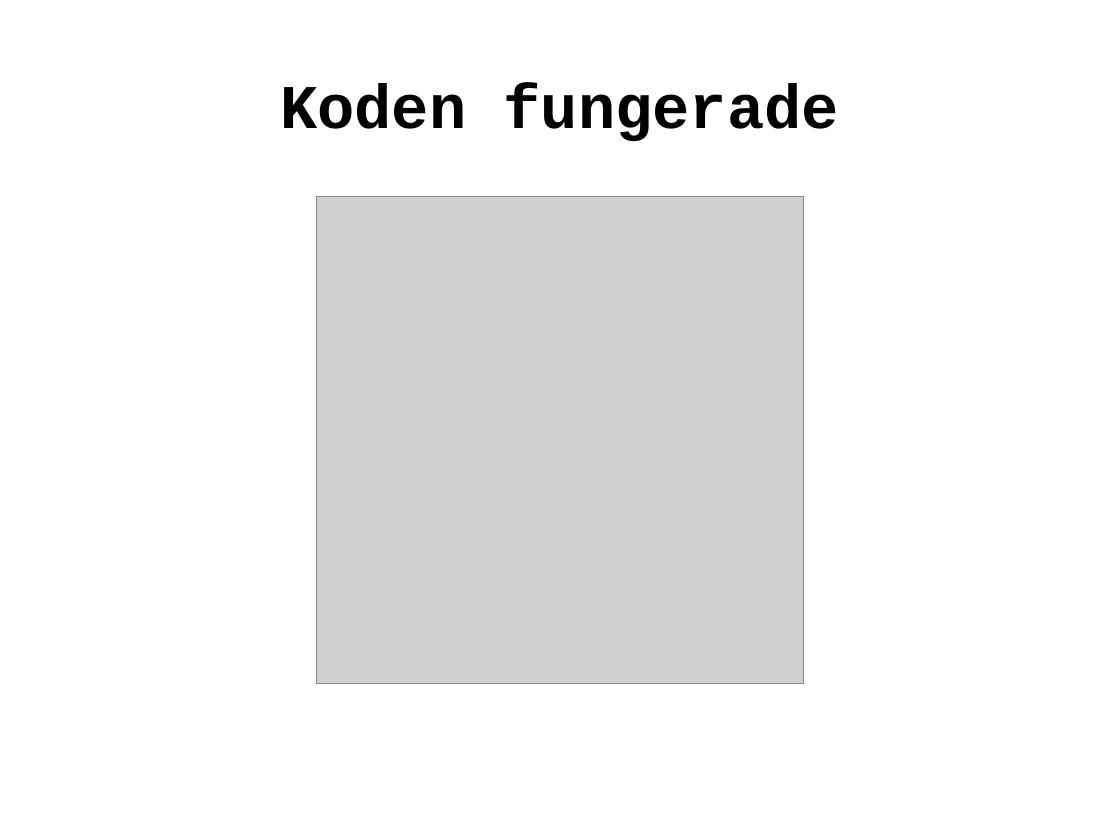
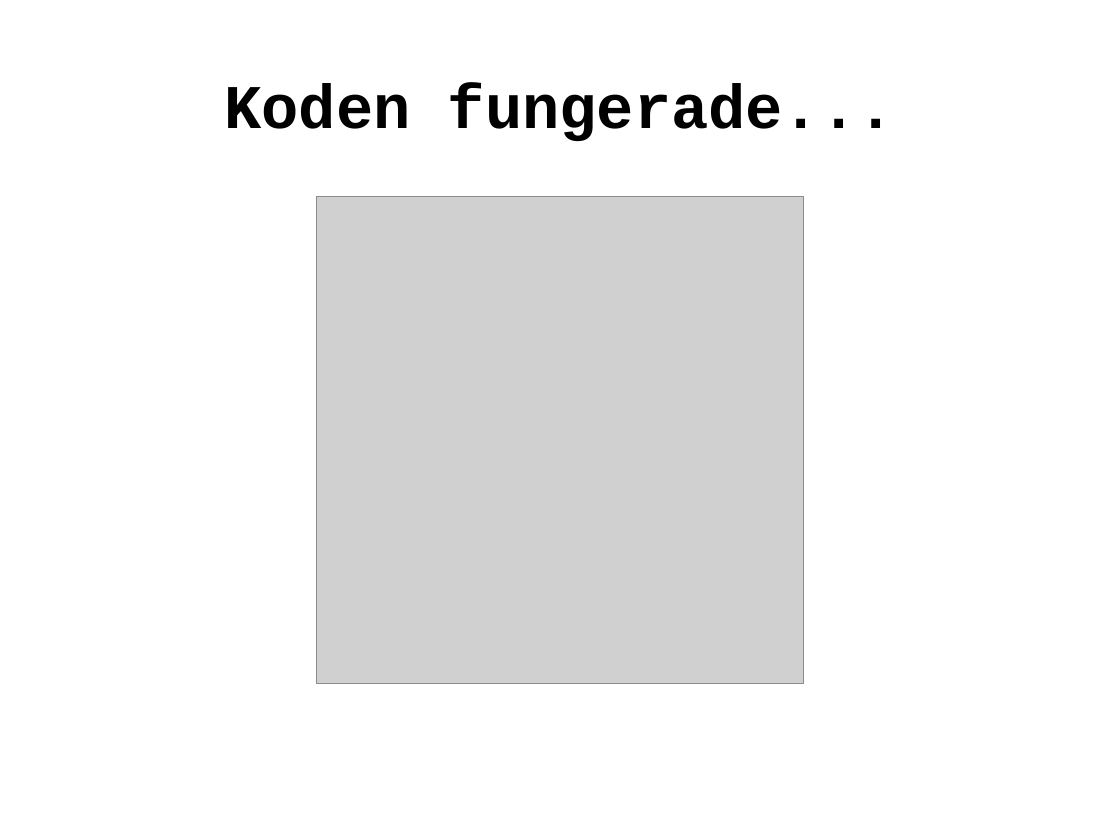
Before and after one commit to erlaan/git2web, a slide deck: slide 6 of log/presentation.odp. Drawn at 1120x840 pixels with LibreOffice and Linux fonts; fonts in the diff are those of the drawing; grey boxes stand for pictures. Boxes give left, top, right and bottom in pixels: in the first picture for what was removed or moved away, otherwise in the second. Text is boxed around its words. In the diff, an @@ line names an element or a change of style, - is before the commit and + after.

```diff
--- a/log/presentation.odp
+++ b/log/presentation.odp
@@ title at <box>224,84,895,141</box>: text changed @@
-Koden fungerade
+Koden fungerade...
```
Also in this commit, not shown: 4 other slides changed, 3 slides added, 2 slides removed, 4 other files.
